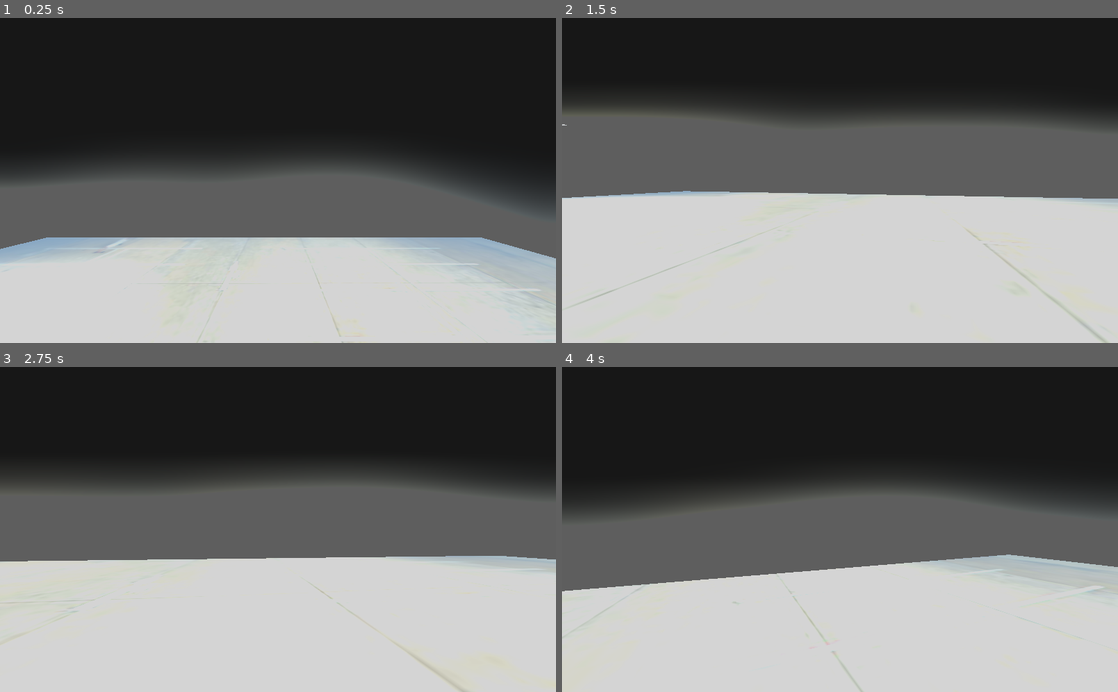
Above: before the commit, frames 1-4 (two rows, left to right).
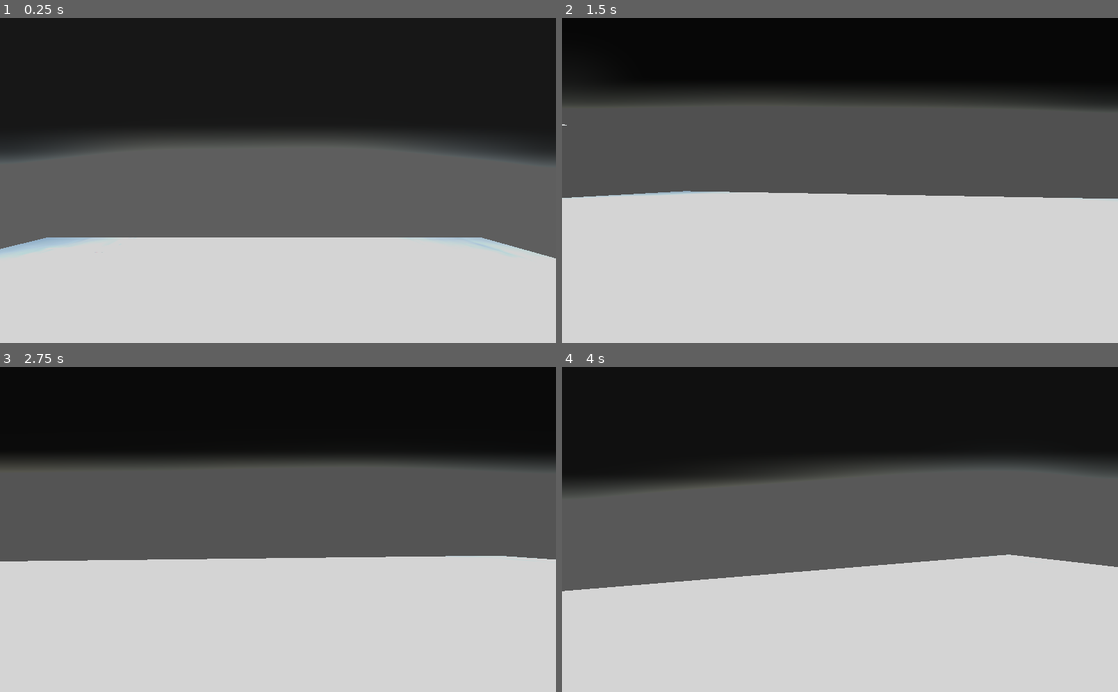
Above: after the commit, the same moments.

Repository: shopVR/shopVR
Game: Godot game, scene res://World.tscn
Two runs of this game, one before a commit and one after it. Both use one fixed random seed, a clock stepped at 60 frames per second and the inputs below.
Inputs (mouse positions are in pixels of both pictures, inside the frame that each line leads up to):
- Up to frame 1 (0.25 s): no input
- Up to frame 2 (1.5 s): move the mouse to (867, 180) at 0.52 s; hold W (move_forward) from 0.53 s (still down); tap Space (move_jump) at 0.77 s; move the mouse to (812, 180) at 1.27 s
- Up to frame 3 (2.75 s): keep holding W (move_forward); tap Space (move_jump) at 1.52 s; move the mouse to (289, 523) at 2.02 s
- Up to frame 4 (4 s): keep holding W (move_forward); move the mouse to (834, 536) at 2.77 s; tap Space (move_jump) at 3.02, 3.77 s; move the mouse to (878, 532) at 3.52 s

The runs differ from the first frame. In frame 1, 16% of the frame differs, in the area x 0-100%, y 35-100%; in frame 2, 2.9%; in frame 3, 6.3%; in frame 4, 9.9%.

Commit message:
Infographic Added, 1 screenshot needed

Diff:
--- a/Godot/World.tscn
+++ b/Godot/World.tscn
@@ -24,9 +24,9 @@
 [sub_resource type="BoxShape" id=4]
 
 [sub_resource type="Environment" id=5]
-background_energy = 8.5
+background_energy = 9.27
 ambient_light_color = Color( 0.909804, 0.933333, 0.929412, 1 )
-ambient_light_energy = 2.83
+ambient_light_energy = 8.47
 fog_enabled = true
 auto_exposure_enabled = true
 auto_exposure_scale = 0.15
@@ -41,8 +41,10 @@
 dof_blur_near_enabled = true
 glow_enabled = true
 glow_levels/1 = true
+glow_levels/2 = true
+glow_levels/4 = true
 glow_intensity = 0.95
-glow_strength = 1.7
+glow_strength = 1.91
 glow_bicubic_upscale = true
 glow_high_quality = true
 adjustment_enabled = true
@@ -118,6 +120,12 @@
 [node name="MensSection" parent="Store" instance=ExtResource( 12 )]
 transform = Transform( -1.47307e-08, 0, -0.209, 0, 0.217, 0, 0.337, 0, -9.13568e-09, 4.91217, 0.28281, 1.80719 )
 
+[node name="WomensSection" parent="Store" instance=ExtResource( 13 )]
+transform = Transform( -1.45705e-08, 0, -0.275333, 0, 0.331333, 0, 0.333333, 0, -1.20352e-08, 5.3055, 0.28376, 5.20667 )
+
+[node name="WomensShoeIsland" parent="Store" instance=ExtResource( 14 )]
+transform = Transform( -1.57652e-08, 0, 0.216333, 0, 0.232, 0, -0.360667, 0, -9.45623e-09, 4.4739, 0.306698, 1.96998 )
+
 [node name="BackingShelf" parent="Store" instance=ExtResource( 10 )]
 transform = Transform( -1.65666e-08, 0, -0.224, 0, 0.291, 0, 0.379, 0, -9.79135e-09, 0.5273, 0.092, 0.063 )
 
@@ -158,9 +166,3 @@
 transform = Transform( 1, 0, 0, 0, 1, 0, 0, 0, 1, 14.642, 10.5345, -10.6288 )
 light_energy = 15.825
 omni_range = 39.244
-
-[node name="WomensSection" parent="." instance=ExtResource( 13 )]
-transform = Transform( -4.37114e-08, 0, -0.826, 0, 0.994, 0, 1, 0, -3.61056e-08, 15.9165, 1.80118, 15.62 )
-
-[node name="WomensShoeIsland" parent="." instance=ExtResource( 14 )]
-transform = Transform( -4.72957e-08, 0, 0.649, 0, 0.696, 0, -1.082, 0, -2.83687e-08, 13.4217, 1.86999, 5.90995 )
Not shown, added: Report/Infographic.png
